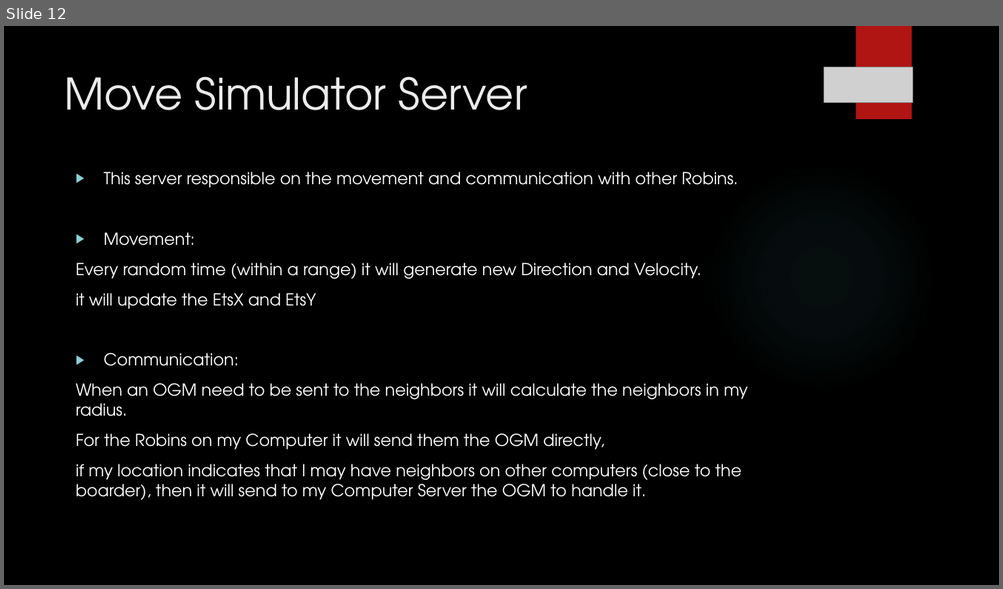
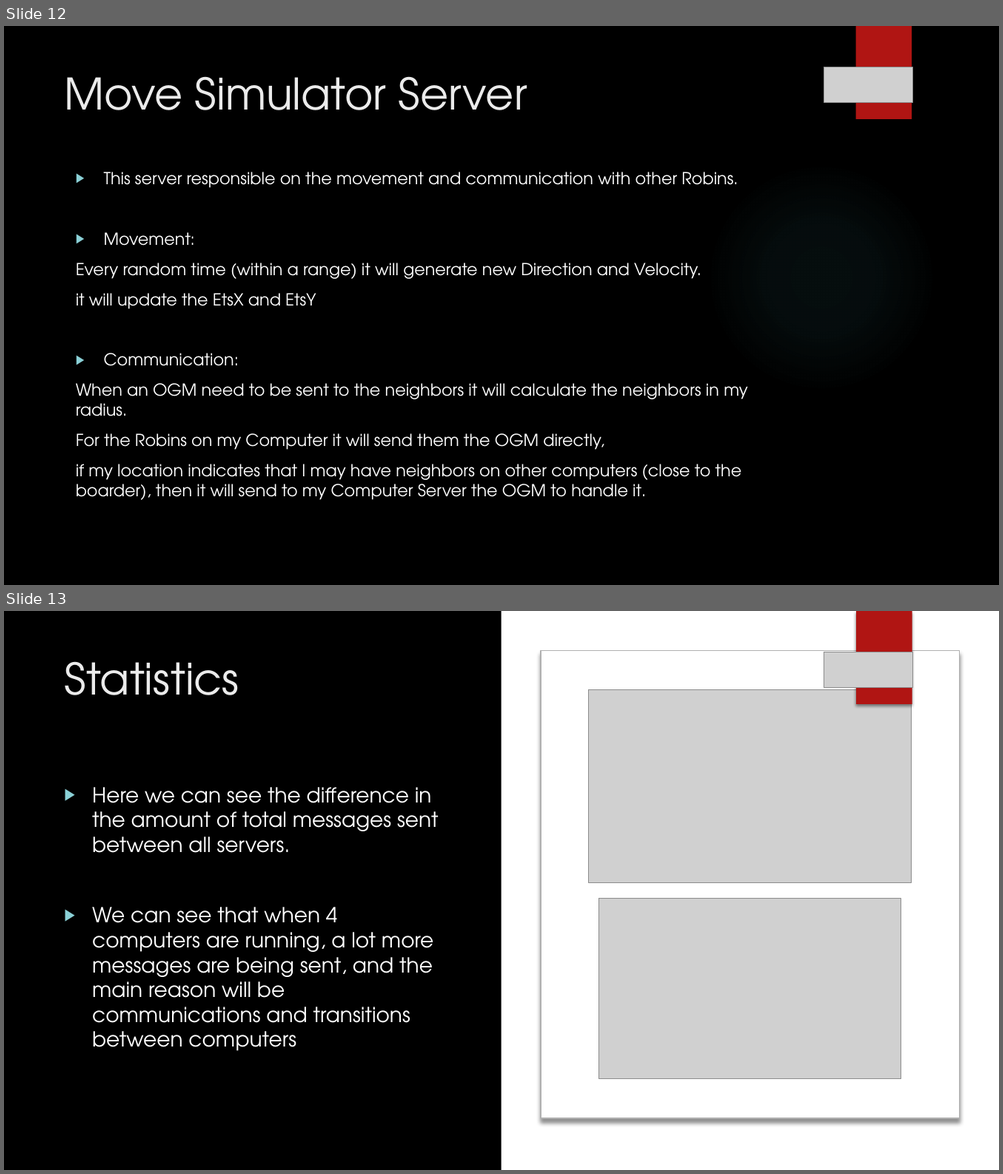
Before and after one commit to amitnh/Erlang-Final-Batman, a slide deck: docs/final project erlang - presentation.pptx. Shown one above the other, each under a label of ours: slide 12 before the commit, slides 12 and 13 after it. The pictures are 1003x589 and 1003x1174 pixels, drawn with LibreOffice and Linux fonts; fonts in the diff are those of the drawing; grey boxes stand for pictures; background and template pictures are left out. Boxes give left, top, right and bottom in pixels: in the first picture for what was removed or moved away, otherwise in the second. Text is boxed around its words. In the diff, an @@ line names an element or a change of style, - is before the commit and + after.

Commit message:
statistics
statistics added in pdf and pptx

```diff
--- a/docs/final project erlang - presentation.pptx
+++ b/docs/final project erlang - presentation.pptx
@@ slide 13 added at [4, 611, 999, 1170], background picture (left out); not listed: 1 template element that a slide beside it also shows @@
@@ rectangle added at [501, 611, 999, 1170], fill #FFFFFF @@
@@ rectangle added at [856, 611, 912, 704], fill #B01513 @@
@@ rounded rectangle added at [540, 650, 959, 1119], fill #FFFFFF, outline #B0B0B0 1 pt @@
@@ picture added at [824, 652, 913, 687] @@
@@ title added at [64, 661, 239, 695], 42 pt, text #EBEBEB @@
+Statistics
@@ picture added at [589, 690, 912, 883] @@
@@ text added at [92, 787, 438, 1051], 20 pt, text #FFFFFF @@
+▶ Here we can see the difference in the amount of total messages sent between all servers.
+▶ We can see that when 4 computers are running, a lot more messages are being sent, and the main reason will be communications and transitions between computers
@@ picture added at [599, 899, 901, 1079] @@
```
Also in this commit, not shown: 1 slide changed, 1 other slide added, 1 other file.
